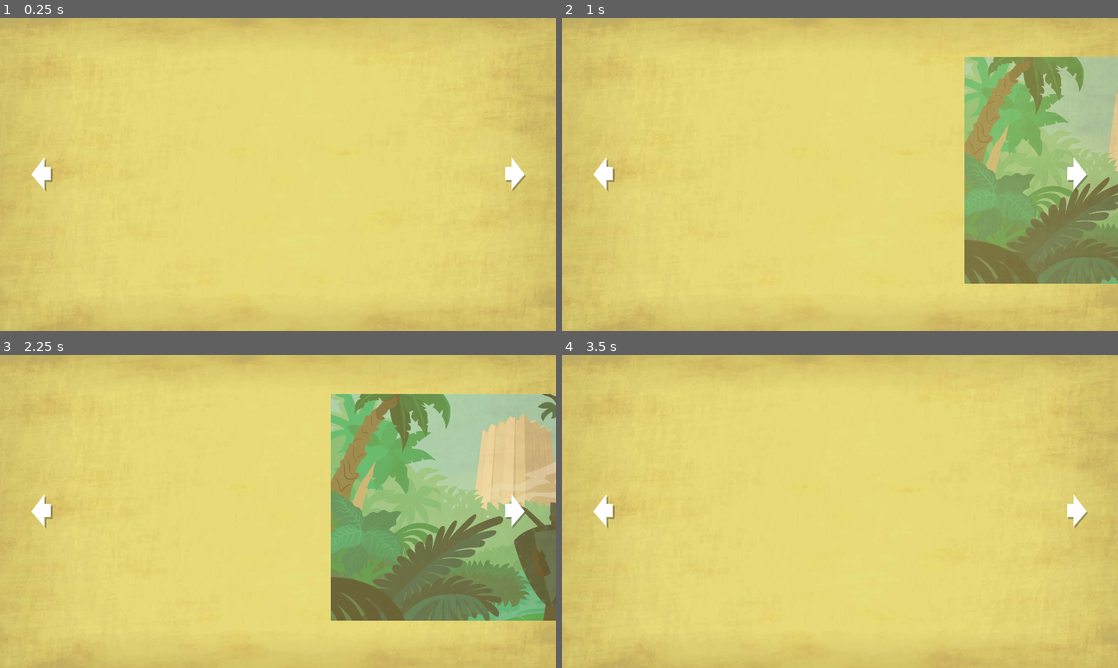
Above: before the commit, frames 1-4 (two rows, left to right).
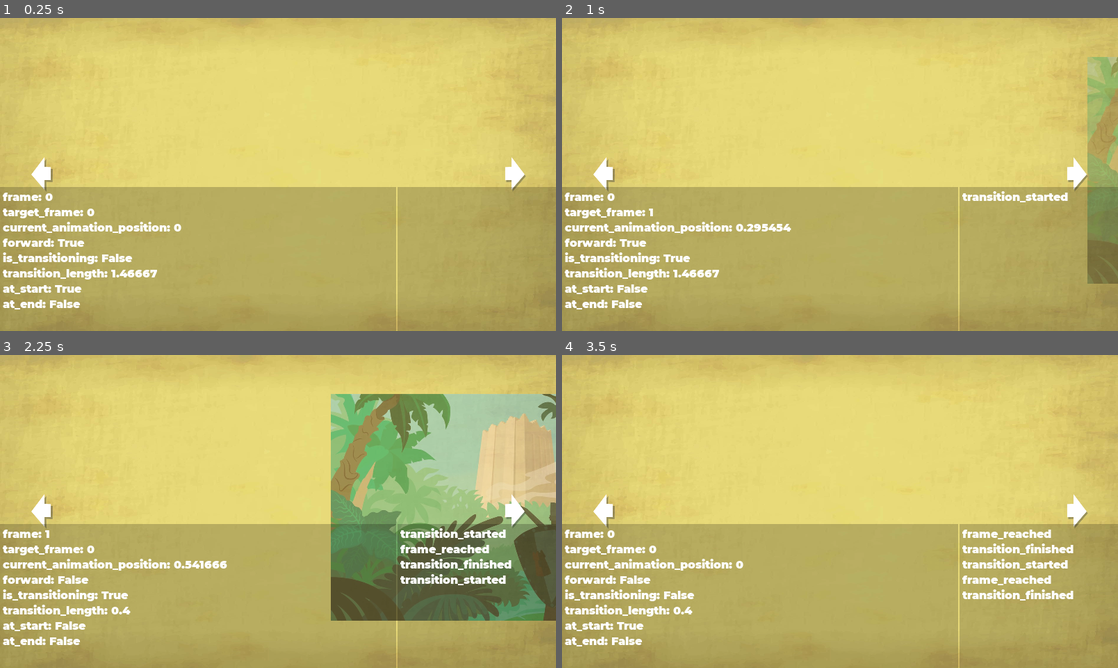
Above: after the commit, the same moments.

Repository: noidexe/godotinteractivecomicplugin
Game: Godot game, scene res://intcom/scenes/Comic.tscn
The game is run twice, just before and just after one commit, with the same random seed, the same clock (stepped at 60 frames per second) and the same inputs. The project has no main scene, so this scene is started directly.
Inputs (mouse positions are in pixels of both pictures, inside the frame that each line leads up to):
- Up to frame 1 (0.25 s): no input
- Up to frame 2 (1 s): click (1067, 174) at 0.5 s
- Up to frame 3 (2.25 s): click (505, 511) at 1.25 s; click (50, 511) at 2 s
- Up to frame 4 (3.5 s): click (612, 511) at 2.75 s

The runs differ from the first frame. In frame 1, 46% of the frame differs, in the area x 0-100%, y 54-100%; in frame 2, 56%, in the area x 0-100%, y 12-100%; in frame 3, 41%; in frame 4, 46%.

Commit message:
Implemented SFX system

Diff:
--- a/src/intcom/debug/PropertyViewer.gd
+++ b/src/intcom/debug/PropertyViewer.gd
@@ -4,11 +4,11 @@
 This can be added to any scene and be use to show some properties for debug purposes
 """
 
+export(bool) var enabled = true setget _set_enabled, _get_enabled
 export(NodePath) var path_to_node = null
 export(Array, String) var properties = []
 export(Array, String) var signals = []
 var signal_message_queue = []
-export(bool) var enabled = true setget _set_enabled, _get_enabled
 
 var node :Node = Node.new()
 var node_script :Script
--- a/src/intcom/scenes/Comic.tscn
+++ b/src/intcom/scenes/Comic.tscn
@@ -17,11 +17,15 @@
 [ext_resource path="res://intcom/scenes/GuiInput.tscn" type="PackedScene" id=15]
 [ext_resource path="res://intcom/scenes/Music.tscn" type="PackedScene" id=16]
 [ext_resource path="res://demo/sounds/a-2-3-groovy-bgm.ogg" type="AudioStream" id=17]
+[ext_resource path="res://intcom/scenes/SoundEffects.tscn" type="PackedScene" id=18]
+[ext_resource path="res://demo/sounds/sfx1.ogg" type="AudioStream" id=19]
+[ext_resource path="res://demo/sounds/sfx2.ogg" type="AudioStream" id=20]
+[ext_resource path="res://demo/sounds/sfx0.ogg" type="AudioStream" id=21]
 
 [sub_resource type="Animation" id=1]
 resource_name = "transitions"
 length = 6.0
-step = 1.0
+step = 0.5
 tracks/0/type = "value"
 tracks/0/path = NodePath("1-1:position")
 tracks/0/interp = 1
@@ -250,6 +254,18 @@
 "update": 1,
 "values": [ null, ExtResource( 14 ), ExtResource( 17 ) ]
 }
+tracks/19/type = "value"
+tracks/19/path = NodePath("SoundEffects:sfx")
+tracks/19/interp = 1
+tracks/19/loop_wrap = true
+tracks/19/imported = false
+tracks/19/enabled = true
+tracks/19/keys = {
+"times": PoolRealArray( 3.5, 4.5, 5.5 ),
+"transitions": PoolRealArray( 1, 1, 1 ),
+"update": 2,
+"values": [ ExtResource( 21 ), ExtResource( 19 ), ExtResource( 20 ) ]
+}
 
 [node name="Comic" type="Position2D"]
 script = ExtResource( 2 )
@@ -276,7 +292,7 @@
 playback_process_mode = 0
 anims/transitions = SubResource( 1 )
 script = ExtResource( 10 )
-transition_length = 0.933333
+transition_length = 1.46667
 
 [node name="scrollwheel" parent="." instance=ExtResource( 1 )]
 
@@ -292,8 +308,7 @@
 texture = ExtResource( 9 )
 
 [node name="1-3" type="Sprite" parent="."]
-modulate = Color( 1, 1, 1, 0 )
-position = Vector2( 2202.87, 433.644 )
+position = Vector2( 957.142, 433.644 )
 texture = ExtResource( 3 )
 
 [node name="1-4" type="Sprite" parent="."]
@@ -302,8 +317,8 @@
 texture = ExtResource( 7 )
 
 [node name="1-5" type="Sprite" parent="."]
-modulate = Color( 0.5, 0.5, 0.5, 0.5 )
-position = Vector2( 972.568, 1547.44 )
+modulate = Color( 0.25, 0.25, 0.25, 0.75 )
+position = Vector2( 980.641, 1538.38 )
 scale = Vector2( 1.99893, 1.99893 )
 texture = ExtResource( 4 )
 
@@ -316,10 +331,12 @@
 path_to_node = NodePath("../transitions")
 properties = [ "frame", "target_frame", "current_animation_position", "forward", "is_transitioning", "transition_length", "at_start", "at_end" ]
 signals = [ "transition_started", "transition_finished", "frame_reached" ]
-enabled = false
 
 [node name="P2" parent="." instance=ExtResource( 13 )]
 position = Vector2( 447.79, 243.139 )
 
 [node name="Music" parent="." instance=ExtResource( 16 )]
-music_track = ExtResource( 14 )
+music_track = ExtResource( 17 )
+
+[node name="SoundEffects" parent="." instance=ExtResource( 18 )]
+sfx = ExtResource( 20 )
--- a/src/intcom/scenes/Music.gd
+++ b/src/intcom/scenes/Music.gd
@@ -7,7 +7,7 @@
 	if !self.is_inside_tree():
 		return
 	music_track = track
-	MusicPlayer.play(music_track)
+	AudioPlayer.play_music(music_track)
 
 func get_music_track() -> AudioStream:
 	return music_track
--- a/src/intcom/scenes/Panel2.tscn
+++ b/src/intcom/scenes/Panel2.tscn
@@ -1,13 +1,15 @@
-[gd_scene load_steps=6 format=2]
+[gd_scene load_steps=8 format=2]
 
 [ext_resource path="res://demo/images/1-2.jpg" type="Texture" id=1]
 [ext_resource path="res://intcom/scripts/Sequencer.gd" type="Script" id=2]
 [ext_resource path="res://intcom/scripts/Transition.gd" type="Script" id=3]
 [ext_resource path="res://intcom/debug/PropertyViewer.tscn" type="PackedScene" id=4]
+[ext_resource path="res://intcom/scenes/SoundEffects.tscn" type="PackedScene" id=5]
+[ext_resource path="res://demo/sounds/sfx1.ogg" type="AudioStream" id=6]
 
 [sub_resource type="Animation" id=1]
 resource_name = "transitions"
-step = 1.0
+step = 0.5
 tracks/0/type = "value"
 tracks/0/path = NodePath("balloon:modulate")
 tracks/0/interp = 1
@@ -19,6 +21,18 @@
 "transitions": PoolRealArray( 1, 1 ),
 "update": 0,
 "values": [ Color( 1, 1, 1, 0 ), Color( 1, 1, 1, 1 ) ]
+}
+tracks/1/type = "value"
+tracks/1/path = NodePath("SoundEffects:sfx")
+tracks/1/interp = 1
+tracks/1/loop_wrap = true
+tracks/1/imported = false
+tracks/1/enabled = true
+tracks/1/keys = {
+"times": PoolRealArray( 0.5 ),
+"transitions": PoolRealArray( 1 ),
+"update": 0,
+"values": [ ExtResource( 6 ) ]
 }
 
 [node name="Panel2" type="Position2D"]
@@ -36,11 +50,13 @@
 centered = false
 
 [node name="balloon" type="Polygon2D" parent="."]
-modulate = Color( 1, 1, 1, 0 )
 polygon = PoolVector2Array( 46, 70, 23, 105, 61, 143, 178, 144, 208, 107, 177, 65, 134, 61, 158, 26, 115, 58 )
 
 [node name="debug" parent="." instance=ExtResource( 4 )]
+enabled = false
 path_to_node = NodePath("../transitions")
 properties = [ "frame", "target_frame", "current_animation_position", "forward", "is_transitioning", "transition_length", "at_start", "at_end" ]
 signals = [ "transition_started", "transition_finished", "frame_reached" ]
-enabled = false
+
+[node name="SoundEffects" parent="." instance=ExtResource( 5 )]
+sfx = ExtResource( 6 )
--- /dev/null
+++ b/src/intcom/scenes/SoundEffects.gd
@@ -0,0 +1,13 @@
+extends Node
+class_name IC_SoundEffects
+
+export var sfx : AudioStream = null setget set_sfx, get_sfx
+
+func set_sfx(stream : AudioStream):
+	if !self.is_inside_tree():
+		return
+	sfx = stream
+	AudioPlayer.play_sfx(sfx)
+
+func get_sfx() -> AudioStream:
+	return sfx
--- /dev/null
+++ b/src/intcom/scenes/SoundEffects.tscn
@@ -0,0 +1,6 @@
+[gd_scene load_steps=2 format=2]
+
+[ext_resource path="res://intcom/scenes/SoundEffects.gd" type="Script" id=1]
+
+[node name="SoundEffects" type="Node"]
+script = ExtResource( 1 )
--- a/src/intcom/scripts/Transition.gd
+++ b/src/intcom/scripts/Transition.gd
@@ -22,6 +22,7 @@
 	play("transitions")
 	_fix_backwards_transition_length()
 	_fix_backwards_music_track()
+	_fix_sfx_track()
 	subtransitions = _get_subtransitions()
 	print(subtransitions)
 	pass # Replace with function body.
@@ -116,14 +117,19 @@
 	anim.track_set_interpolation_type(track,Animation.INTERPOLATION_NEAREST)
 	var key_count = anim.track_get_key_count(track)
 	var backwards_keys = []
-	print("pre",key_count)
 	for i in range(1,key_count):
 		var time = anim.track_get_key_time(track, i) - 0.1
 		var value = anim.track_get_key_value(track, i-1)
 		backwards_keys.append([time,value])
 	for key in backwards_keys:
 		anim.track_insert_key(track,key[0],key[1])
-	print("post",key_count)
+
+func _fix_sfx_track():
+	var anim : Animation = get_animation("transitions")
+	var track = anim.find_track("SoundEffects:sfx")
+	if track == -1:
+		return
+	anim.value_track_set_update_mode(track,Animation.UPDATE_TRIGGER)
 
 func _get_subtransitions() -> Dictionary:
 	var ret = Dictionary()
--- a/src/intcom/singletons/MusicPlayer.tscn
+++ b/src/intcom/singletons/AudioPlayer.tscn
@@ -8,10 +8,18 @@
 and applies a low pass filter when the game is paused. Nothing too wise
 \"\"\"
 
-onready var current_track : AudioStreamPlayer = $A
-var current_stream : AudioStream
+# MUSIC
+onready var music_track_a : AudioStreamPlayer = $Music/A
+onready var music_track_b : AudioStreamPlayer = $Music/B
+onready var music_transitions : AnimationPlayer = $Music/anims
+onready var current_track : AudioStreamPlayer = music_track_a
+var current_music_stream : AudioStream
+var music_bus : int
 
-var music_bus
+# SFX
+onready var sfx_channels : Array = $Sfx.get_children()
+onready var sfx_total_channels : int = $Sfx.get_child_count()
+var sfx_current_channel : int = 0
 
 func _ready():
 	music_bus = AudioServer.get_bus_index(\"Music\")
@@ -19,28 +27,33 @@
 		music_bus = AudioServer.bus_count
 		AudioServer.add_bus(music_bus)
 		AudioServer.set_bus_name(music_bus, \"Music\")
-	$A.bus = \"Music\"
-	$B.bus = \"Music\"
+	music_track_a.bus = \"Music\"
+	music_track_b.bus = \"Music\"
 
-func play(stream):
-	if current_stream and current_stream == stream:
+func play_music(stream : AudioStream):
+	if current_music_stream and current_music_stream == stream:
 		return
-	current_stream = stream
-	if current_track == $A:
-		$B.stream = stream
-		$anims.play(\"AtoB\")
-		current_track = $B
+	current_music_stream = stream
+	if current_track == music_track_a:
+		music_track_b.stream = stream
+		music_transitions.play(\"AtoB\")
+		current_track = music_track_b
 	else:
-		$A.stream = stream
-		$anims.play(\"BtoA\")
-		current_track = $A
+		music_track_a.stream = stream
+		music_transitions.play(\"BtoA\")
+		current_track = music_track_a
 
+func play_sfx(stream : AudioStream):
+	var ch : AudioStreamPlayer = sfx_channels[sfx_current_channel]
+	ch.stream = stream
+	ch.play()
+	sfx_current_channel = wrapi(sfx_current_channel + 1, 0, sfx_total_channels)
 "
 
 [sub_resource type="Animation" id=2]
 length = 0.2
 tracks/0/type = "value"
-tracks/0/path = NodePath("A:volume_db")
+tracks/0/path = NodePath("Music/A:volume_db")
 tracks/0/interp = 1
 tracks/0/loop_wrap = true
 tracks/0/imported = false
@@ -52,7 +65,7 @@
 "values": [ 0.0, -30.0 ]
 }
 tracks/1/type = "value"
-tracks/1/path = NodePath("B:volume_db")
+tracks/1/path = NodePath("Music/B:volume_db")
 tracks/1/interp = 1
 tracks/1/loop_wrap = true
 tracks/1/imported = false
@@ -64,7 +77,7 @@
 "values": [ -30.0, 0.0 ]
 }
 tracks/2/type = "value"
-tracks/2/path = NodePath("A:playing")
+tracks/2/path = NodePath("Music/A:playing")
 tracks/2/interp = 1
 tracks/2/loop_wrap = true
 tracks/2/imported = false
@@ -76,7 +89,7 @@
 "values": [ false ]
 }
 tracks/3/type = "value"
-tracks/3/path = NodePath("B:playing")
+tracks/3/path = NodePath("Music/B:playing")
 tracks/3/interp = 1
 tracks/3/loop_wrap = true
 tracks/3/imported = false
@@ -91,7 +104,7 @@
 [sub_resource type="Animation" id=3]
 length = 0.2
 tracks/0/type = "value"
-tracks/0/path = NodePath("A:volume_db")
+tracks/0/path = NodePath("Music/A:volume_db")
 tracks/0/interp = 1
 tracks/0/loop_wrap = true
 tracks/0/imported = false
@@ -103,7 +116,7 @@
 "values": [ -30.0, 0.0 ]
 }
 tracks/1/type = "value"
-tracks/1/path = NodePath("B:volume_db")
+tracks/1/path = NodePath("Music/B:volume_db")
 tracks/1/interp = 1
 tracks/1/loop_wrap = true
 tracks/1/imported = false
@@ -115,7 +128,7 @@
 "values": [ 0.0, -30.0 ]
 }
 tracks/2/type = "value"
-tracks/2/path = NodePath("B:playing")
+tracks/2/path = NodePath("Music/B:playing")
 tracks/2/interp = 1
 tracks/2/loop_wrap = true
 tracks/2/imported = false
@@ -127,7 +140,7 @@
 "values": [ false ]
 }
 tracks/3/type = "value"
-tracks/3/path = NodePath("A:playing")
+tracks/3/path = NodePath("Music/A:playing")
 tracks/3/interp = 1
 tracks/3/loop_wrap = true
 tracks/3/imported = false
@@ -139,15 +152,32 @@
 "values": [ true ]
 }
 
-[node name="Music" type="Node"]
+[node name="AudioPlayer" type="Node"]
 pause_mode = 2
 script = SubResource( 1 )
 
-[node name="A" type="AudioStreamPlayer" parent="."]
+[node name="Music" type="Node" parent="."]
 
-[node name="B" type="AudioStreamPlayer" parent="."]
+[node name="A" type="AudioStreamPlayer" parent="Music"]
 volume_db = -30.0
 
-[node name="anims" type="AnimationPlayer" parent="."]
+[node name="B" type="AudioStreamPlayer" parent="Music"]
+
+[node name="anims" type="AnimationPlayer" parent="Music"]
+root_node = NodePath("../..")
 anims/AtoB = SubResource( 2 )
 anims/BtoA = SubResource( 3 )
+
+[node name="Sfx" type="Node" parent="."]
+
+[node name="ch0" type="AudioStreamPlayer" parent="Sfx"]
+
+[node name="ch1" type="AudioStreamPlayer" parent="Sfx"]
+
+[node name="ch2" type="AudioStreamPlayer" parent="Sfx"]
+
+[node name="ch3" type="AudioStreamPlayer" parent="Sfx"]
+
+[node name="ch4" type="AudioStreamPlayer" parent="Sfx"]
+
+[node name="ch5" type="AudioStreamPlayer" parent="Sfx"]
--- a/src/project.godot
+++ b/src/project.godot
@@ -28,12 +28,18 @@
 "class": "IC_Sequencer",
 "language": "GDScript",
 "path": "res://intcom/scripts/Sequencer.gd"
+}, {
+"base": "Node",
+"class": "IC_SoundEffects",
+"language": "GDScript",
+"path": "res://intcom/scenes/SoundEffects.gd"
 } ]
 _global_script_class_icons={
 "IC_Baloon": "",
 "IC_Input": "",
 "IC_Music": "",
-"IC_Sequencer": ""
+"IC_Sequencer": "",
+"IC_SoundEffects": ""
 }
 
 [application]
@@ -43,7 +49,7 @@
 
 [autoload]
 
-MusicPlayer="*res://intcom/singletons/MusicPlayer.tscn"
+AudioPlayer="*res://intcom/singletons/AudioPlayer.tscn"
 
 [display]
 
Not shown, added: src/demo/sounds/sfx0.ogg.import
Not shown, added: src/demo/sounds/sfx1.ogg.import
Not shown, added: src/demo/sounds/sfx2.ogg.import
Not shown: 1 places in src/intcom/scenes/Comic.tscn that only renumber resources
Not shown, added: src/demo/sounds/sfx0.ogg
Not shown, added: src/demo/sounds/sfx1.ogg
Not shown, added: src/demo/sounds/sfx2.ogg
